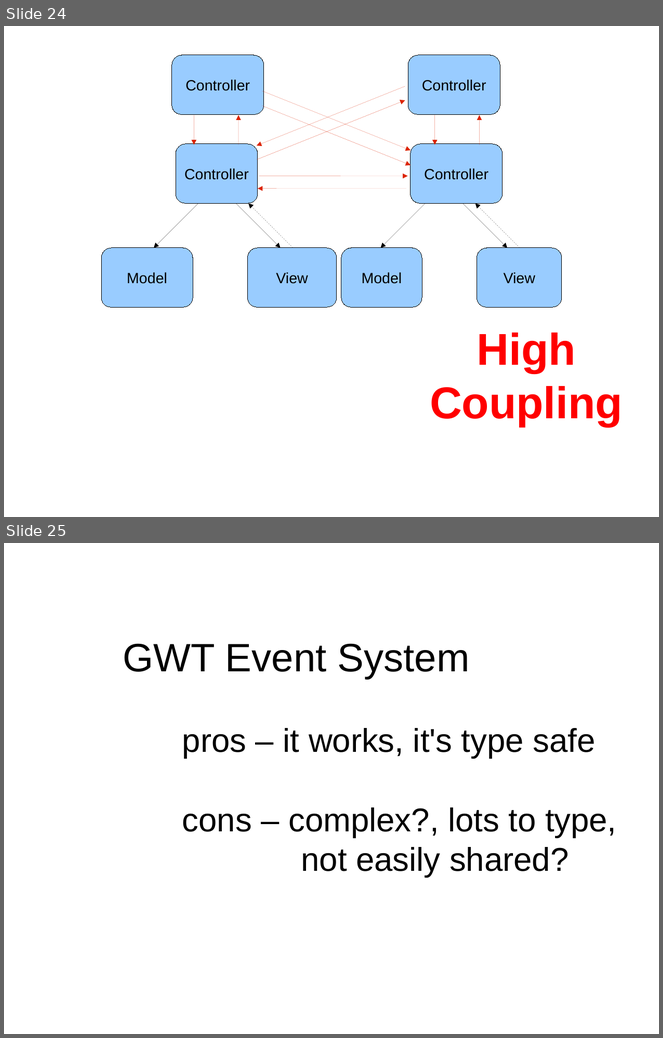
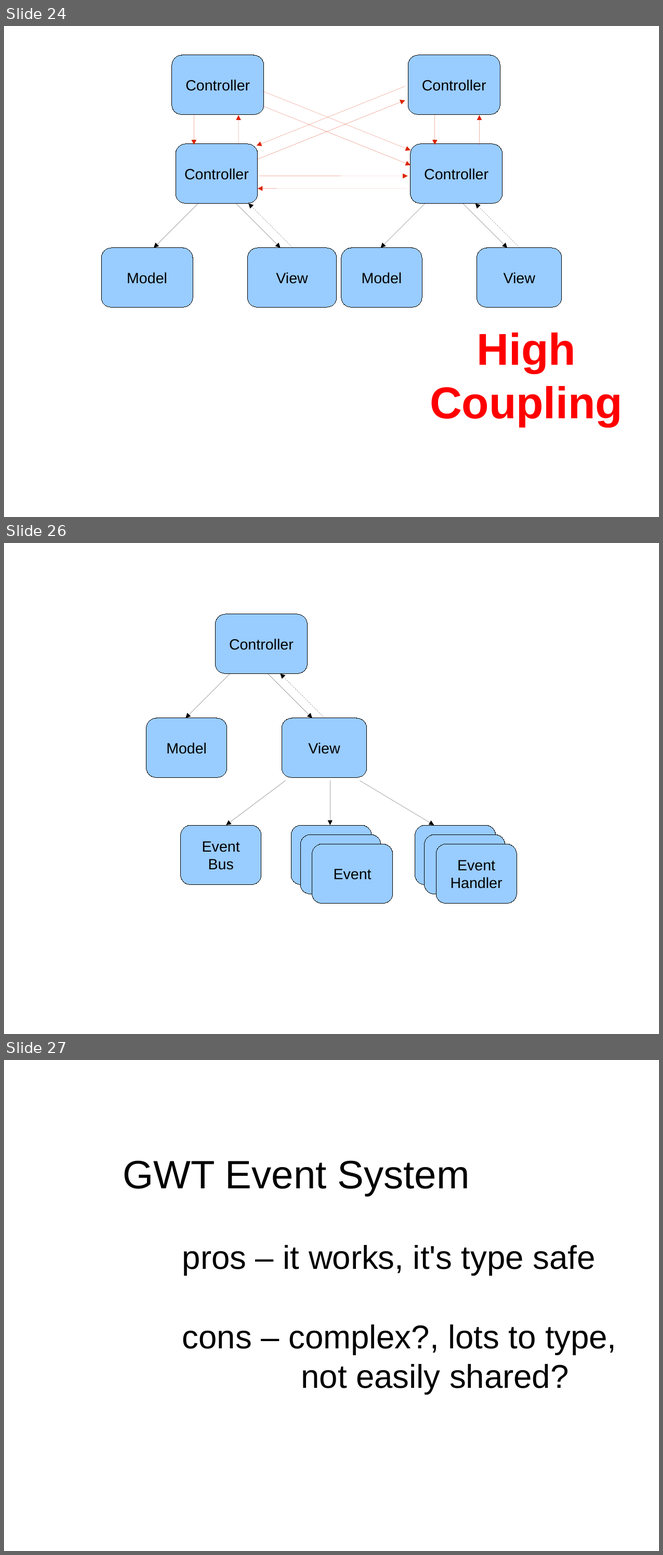
Before and after one commit to HamletDRC/presentations, a slide deck: presopatterns/PresentationPatterns-springio-2011.odp. Shown one above the other, each under a label of ours: slides 24 and 25 before the commit, slides 24, 26 and 27 after it; the slides between them are not shown. The pictures are 663x1038 and 663x1555 pixels, drawn with LibreOffice and Linux fonts; fonts in the diff are those of the drawing; background and template pictures are left out. Boxes give left, top, right and bottom in pixels: in the first picture for what was removed or moved away, otherwise in the second. Text is boxed around its words. In the diff, an @@ line names an element or a change of style, - is before the commit and + after.

```diff
--- a/presopatterns/PresentationPatterns-springio-2011.odp
+++ b/presopatterns/PresentationPatterns-springio-2011.odp
@@ slide 26 added at <box>4,543,659,1034</box>, background picture (left out) @@
@@ group added at <box>146,614,517,904</box>: 10 rounded rectangles, 6 arrows @@
+Model
+View
+Controller
+Event Bus
+Event
+Event
+Event
+Event
+Event
+Event
+Handler
@@ what was slide 25 is now slide 27 @@
```
Also in this commit, not shown: 9 other slides added, 2 other files.
